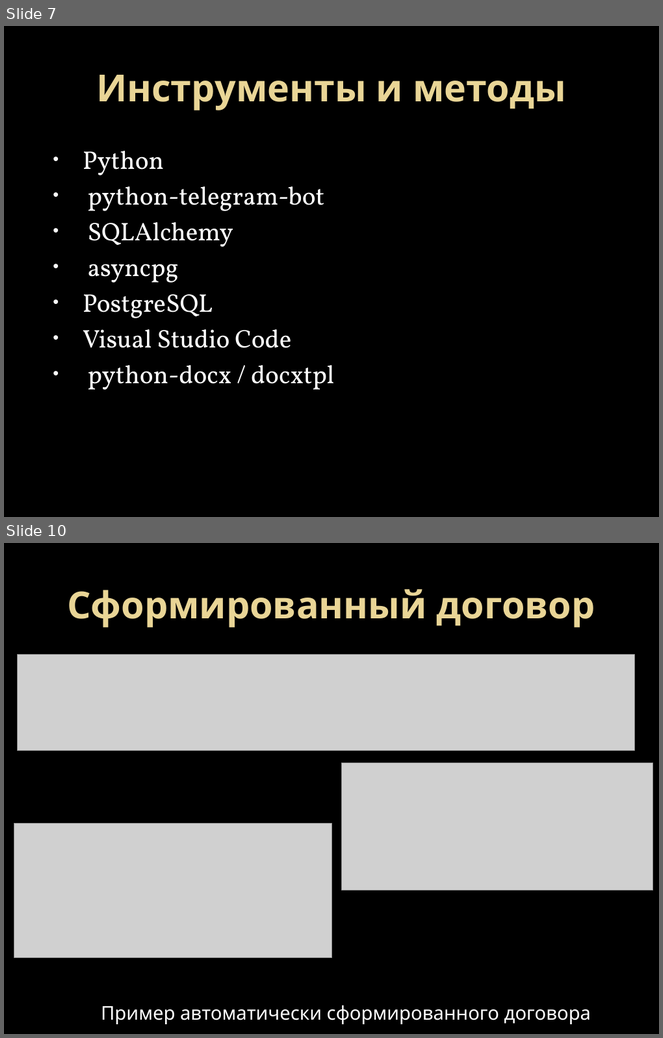
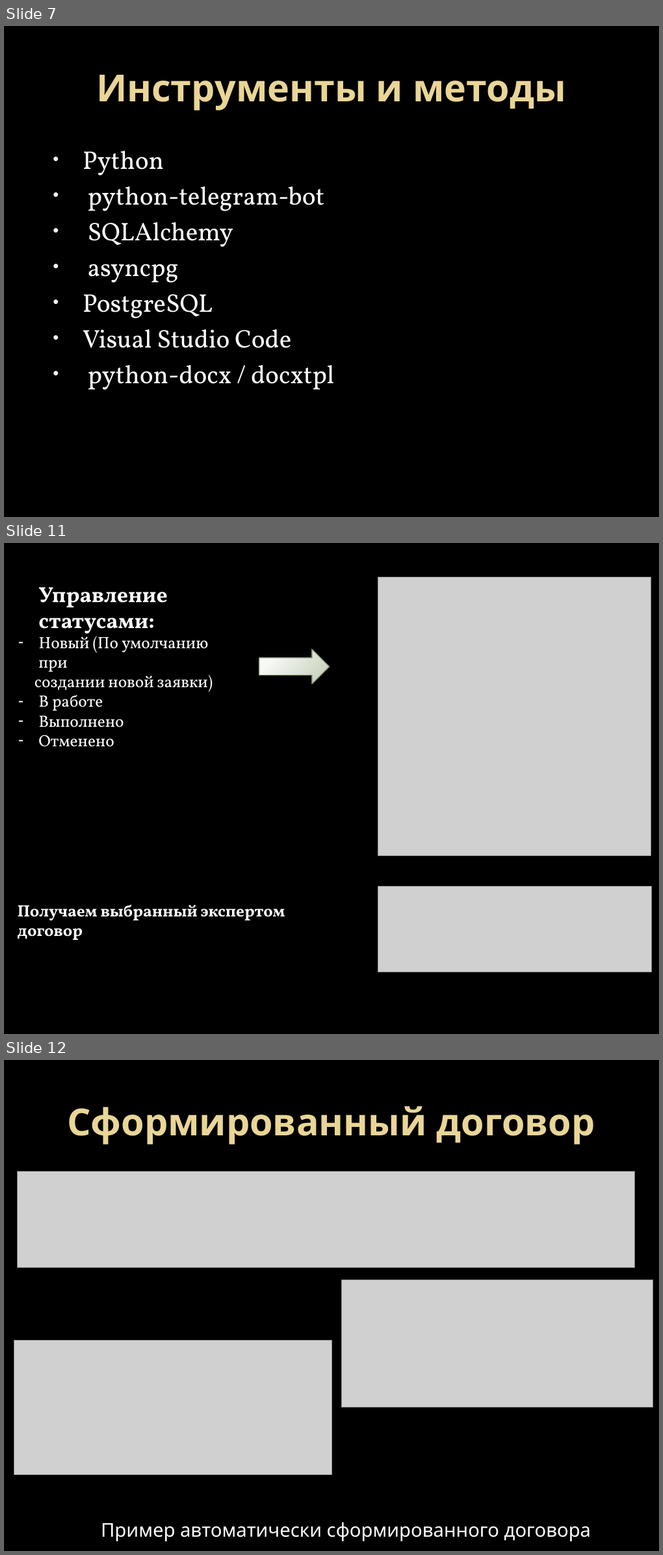
Before and after one commit to Ivan9005/autoexpert-bot, a slide deck: presentation/presentation_fixed.pptx. Shown one above the other, each under a label of ours: slides 7 and 10 before the commit, slides 7, 11 and 12 after it; the slides between them are not shown. The pictures are 663x1038 and 663x1555 pixels, drawn with LibreOffice and Linux fonts; fonts in the diff are those of the drawing; grey boxes stand for pictures; background and template pictures are left out. Boxes give left, top, right and bottom in pixels: in the first picture for what was removed or moved away, otherwise in the second. Text is boxed around its words. In the diff, an @@ line names an element or a change of style, - is before the commit and + after.

```diff
--- a/presentation/presentation_fixed.pptx
+++ b/presentation/presentation_fixed.pptx
@@ slide 11 added at (4, 543, 659, 1034), background picture (left out) @@
@@ picture added at (378, 577, 651, 856) @@
@@ text added at (38, 587, 167, 639), 24 pt, text #FFFFFF, bold @@
+Управление статусами:
@@ text added at (35, 633, 213, 747), 18 pt, text #FFFFFF @@
+– Новый (По умолчанию при
+создании новой заявки)
+– В работе
+– Выполнено
+– Отменено
@@ right arrow added at (259, 649, 330, 684), fill gradient #F8F9F7 to #C1CCB5, outline #72825E 0.75 pt @@
@@ picture added at (378, 887, 651, 972) @@
@@ text added at (18, 905, 285, 940), 18 pt, text #FFFFFF, bold @@
+Получаем выбранный экспертом договор
@@ what was slide 10 is now slide 12 @@
```
Also in this commit, not shown: 3 slides changed, 1 other slide added, 1 other file.
